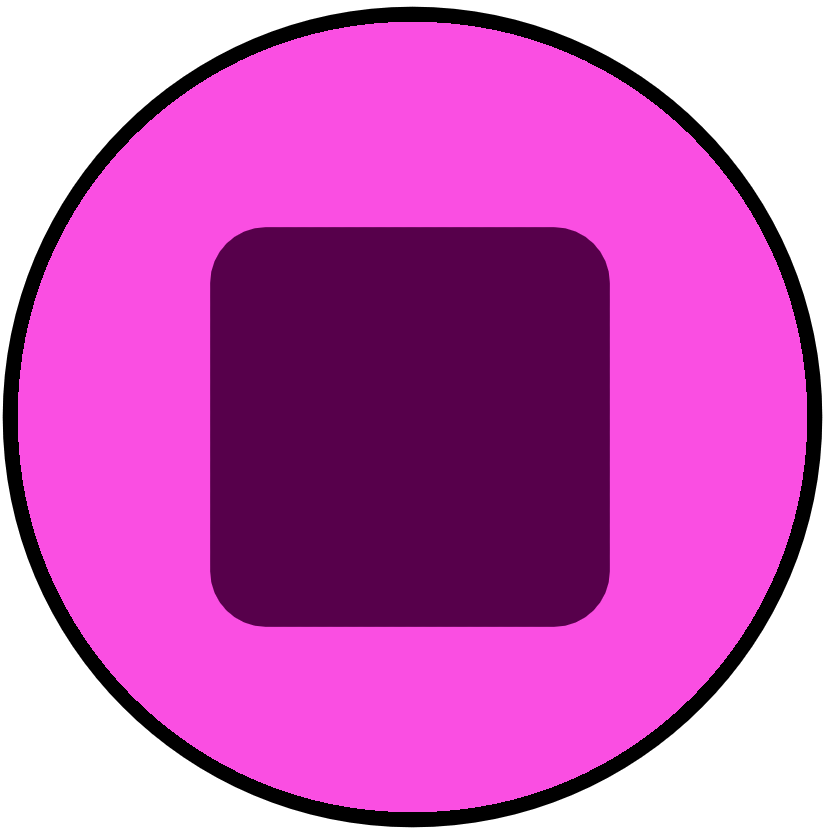
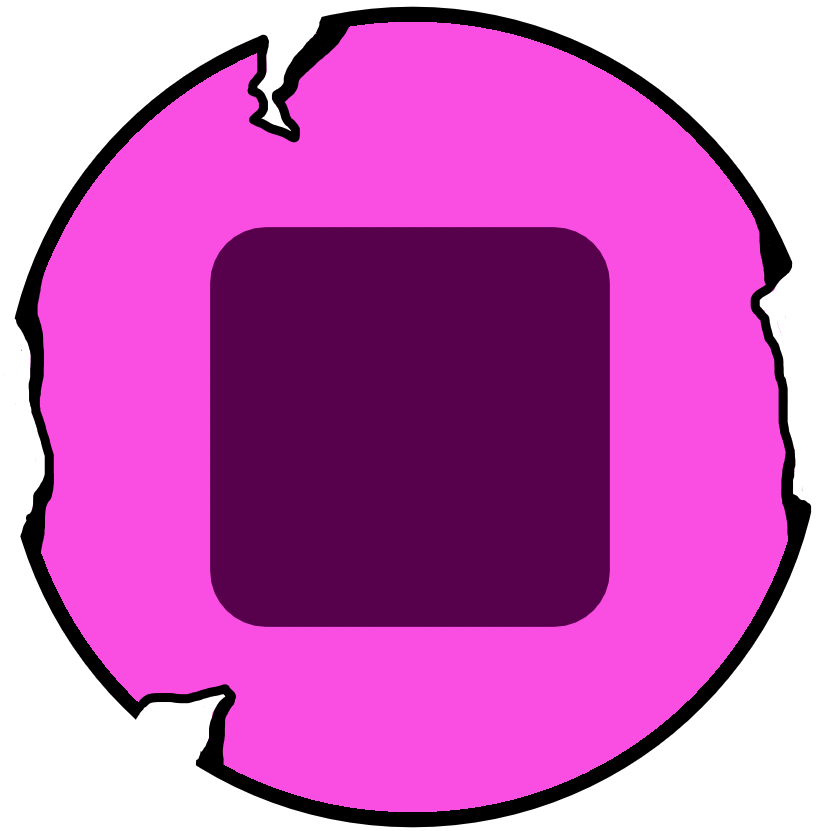
Two versions of the same layered image (824x831). Layer-by-layer changes:
painted on "Paint Layer 2" over [2, 16, 823, 766]
painted on "Paint Layer 1" over [2, 16, 823, 766]
